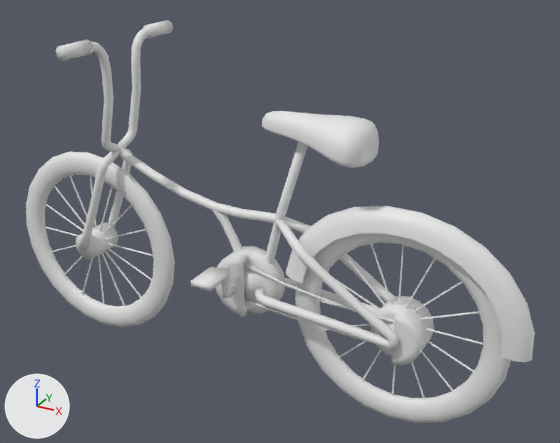
The FBX model Assets/FBX/Bike2.fbx, before and after one commit.
Rendered twice from a camera (50 mm lens) standing at (1.57, -2.56, 2.01) and looking at (0.11, 0.09, 0.69). Arrows for +X, +Y and +Z are at lower left; the lights stay in place. Where no turn or scale is listed for an object, it has been applied to the vertices. Vertices at the same position are counted once.
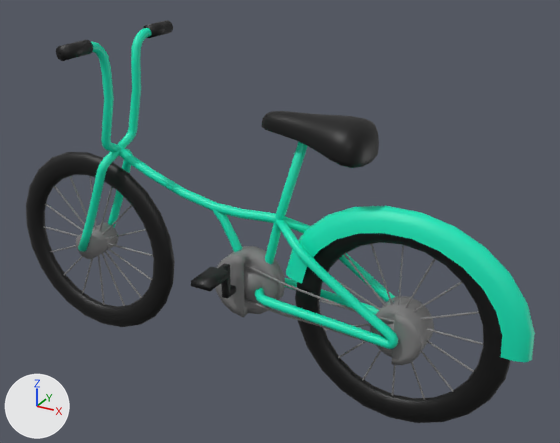
Where the newer file only moved an object's origin or applied its transform, the numbers keep the older frame.

Location of each change, [x1, y1, x2, y2] in pixels of the pictures (560 x 443 px):
'Cube.007', recoloured (white to cyan): [78, 28, 398, 349] in both
'Tire.001', recoloured (grey to black): [295, 233, 511, 423] in both
'Tire_Cover', recoloured (white to cyan): [286, 206, 535, 362] in both
'Tire', recoloured (grey to black): [26, 152, 175, 327] in both
'Cube.005', recoloured (white to black): [262, 111, 379, 168] in both
'Cylinder.002', recoloured: [215, 246, 285, 317] in both
'Cylinder.003', recoloured: [370, 296, 434, 365] in both
'Cube.009', recoloured (white to black): [191, 263, 236, 299] in both
'Cylinder.001', recoloured: [76, 222, 118, 259] in both
part 1 of me_cylinder, recoloured (grey to black): [56, 20, 173, 61] in both
part 2 of me_circle_004, recoloured: [319, 244, 483, 399] in both
part 3 of me_circle_003, recoloured: [43, 176, 153, 306] in both

Edits to the bpy script that builds the scene:
```text
Add mat_gray:
    mat_gray = principled_material('Gray')
    mat_gray.base_color = (0.212, 0.212, 0.212)  # grey #7f7f7f
Add mat_black:
    mat_black = principled_material('Black')
    mat_black.base_color = (0.0, 0.0, 0.0)  # black #000000
Add mat_bike_blue_green:
    mat_bike_blue_green = principled_material('Bike_Blue/Green')
    mat_bike_blue_green.base_color = (0.0, 0.8, 0.486)  # cyan #00e7b9
Change me_torus_003:
    where me_torus_003.from_pydata(...)  # 288 vertices, 288 faces; spans x -1.31..-0.396, y -0.031..0.03, z -0.05..0.864
    add me_torus_003.materials.append(mat_black)  # black #000000
Change me_cylinder_009:
    where me_cylinder_009.from_pydata(...)  # 116 vertices, 96 faces; spans x 0.59..0.819, y -0.077..0.077, z 0.258..0.488
    add me_cylinder_009.materials.append(mat_gray)  # grey #7f7f7f
Change me_cylinder_008:
    where me_cylinder_008.from_pydata(...)  # 116 vertices, 96 faces; spans x -0.127..0.167, y -0.078..0.035, z 0.276..0.57
    add me_cylinder_008.materials.append(mat_gray)  # grey #7f7f7f
Change me_mesh:
    where me_mesh.from_pydata(...)  # 258 vertices, 256 faces; spans x 0.079..0.553, y -0.138..0.138, z 1.053..1.208
    add me_mesh.materials.append(mat_black)  # black #000000
Change me_cube_014:
    where me_cube_014.from_pydata(...)  # 1164 vertices, 1121 faces; spans x -0.88..0.73, y -0.31..0.31, z 0.31..1.42
    add me_cube_014.materials.append(mat_bike_blue_green)  # cyan #00e7b9
Change me_cube_024:
    where me_cube_024.from_pydata(...)  # 32 vertices, 30 faces; spans x -0.075..0.017, y -0.317..-0.071, z 0.393..0.542
    add me_cube_024.materials.append(mat_black)  # black #000000
Change me_cylinder_004:
    where me_cylinder_004.from_pydata(...)  # 64 vertices, 34 faces; spans x -0.916..-0.787, y -0.078..0.078, z 0.352..0.481
    add me_cylinder_004.materials.append(mat_gray)  # grey #7f7f7f
Change me_torus_004:
    where me_torus_004.from_pydata(...)  # 288 vertices, 288 faces; spans x 0.233..1.148, y -0.031..0.03, z -0.081..0.834
    add me_torus_004.materials.append(mat_black)  # black #000000
Change me_circle_004:
    used by ob_circle_001; location = (0.0, 0.0, 0.026)
    remove me_circle_004.from_pydata(...)  # 1096 vertices, 960 faces; spans x 0.313..1.072, y -0.005..0.004, z 0.006..0.764
    add me_circle_004.from_pydata(...)  # 1097 vertices, 960 faces; spans x 0.313..1.072, y -0.005..0.004, z 0.006..0.764
    me_circle_004 part 2: 956 faces spanning x 0.313..1.072, y -0.005..0.004, z 0.006..0.764 switch from no material to mat_gray (grey #7f7f7f)
Change me_circle_003:
    used by ob_circle; location = (0.0, 0.0, 0.0)
    remove me_circle_003.from_pydata(...)  # 1092 vertices, 960 faces; spans x -1.23..-0.472, y -0.005..0.004, z 0.036..0.794
    add me_circle_003.from_pydata(...)  # 1094 vertices, 960 faces; spans x -1.23..-0.472, y -0.005..0.004, z 0.036..0.794
    me_circle_003 part 3: 956 faces spanning x -1.23..-0.472, y -0.005..0.004, z 0.036..0.794 switch from no material to mat_gray (grey #7f7f7f)
Change me_torus_001:
    where me_torus_001.from_pydata(...)  # 91 vertices, 72 faces; spans x 0.188..1.216, y -0.056..0.055, z 0.372..0.866
    add me_torus_001.materials.append(mat_bike_blue_green)  # cyan #00e7b9
Change me_cylinder:
    where me_cylinder.from_pydata(...)  # 128 vertices, 68 faces; spans x -0.641..-0.584, y -0.341..0.343, z 1.375..1.433
    used by ob_cylinder; location = (0.0, 0.0, 0.0)
    me_cylinder part 1: 68 faces spanning x -0.641..-0.584, y -0.341..0.343, z 1.375..1.433 switch from no material to mat_black (black #000000)
```
